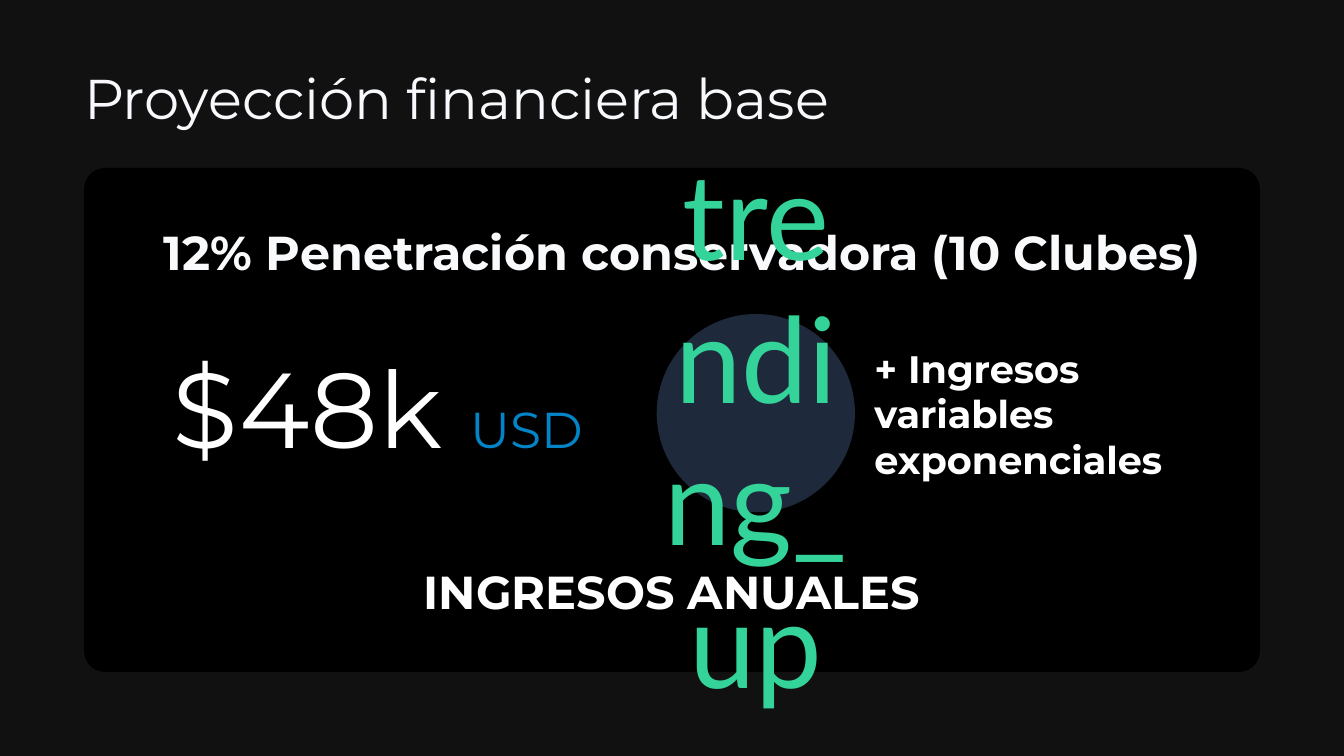
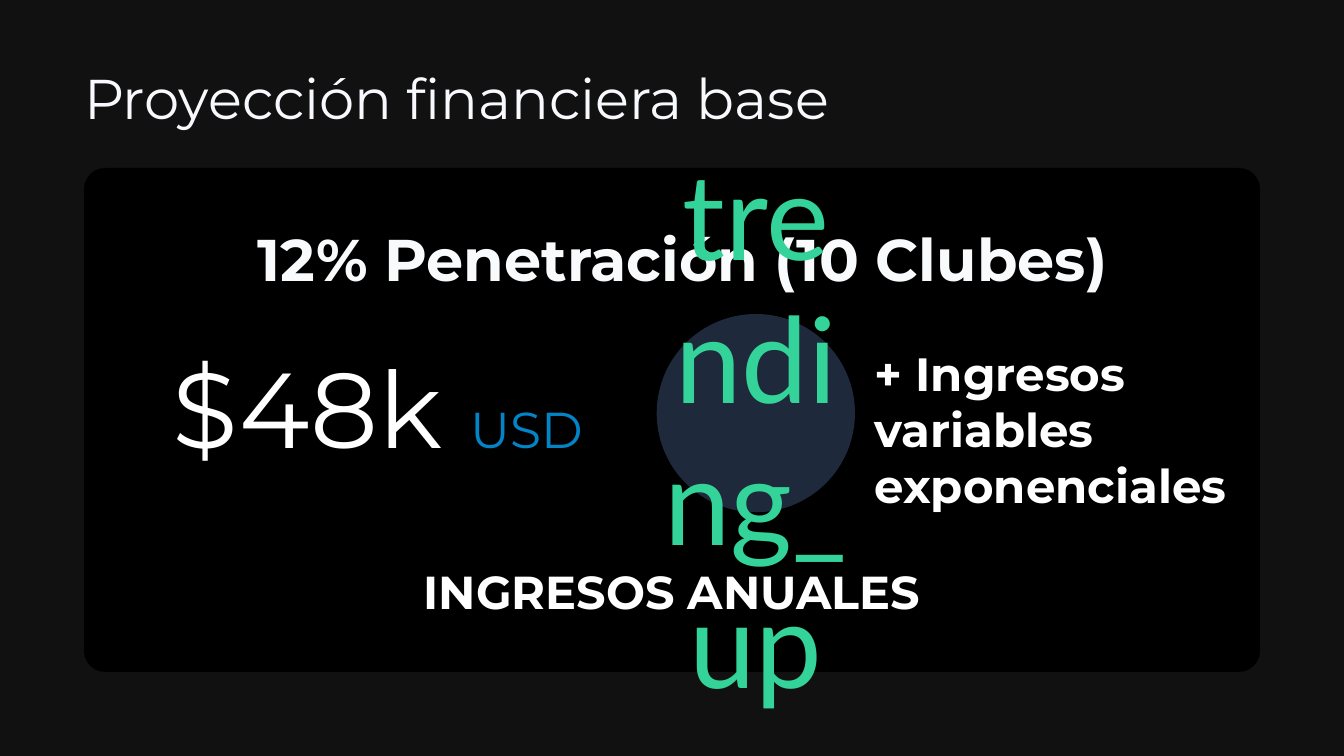
Before and after one commit to TrabajoProfesional-AGGZ/documentacion, a slide deck: slide 20 of entrega_final/defensa/Presentacion_SocioUnido.pptx (slide 19 before the commit). Drawn at 1344x756 pixels with LibreOffice and Linux fonts; fonts in the diff are those of the drawing. Boxes give left, top, right and bottom in pixels: in the first picture for what was removed or moved away, otherwise in the second. Text is boxed around its words. In the diff, an @@ line names an element or a change of style, - is before the commit and + after.

```diff
--- a/entrega_final/defensa/Presentacion_SocioUnido.pptx
+++ b/entrega_final/defensa/Presentacion_SocioUnido.pptx
@@ text at [258,225,1107,293]: text changed; size 34 to 42 pt @@
-12% Penetración conservadora (10 Clubes)
+12% Penetración (10 Clubes)
@@ text "+ Ingresos variables exponenciales" at [874,358,1226,512]: size 27.3 to 33.3 pt @@
```
Also in this commit, not shown: 7 other slides changed, 4 slides added, 3 slides removed, 2 other files.
